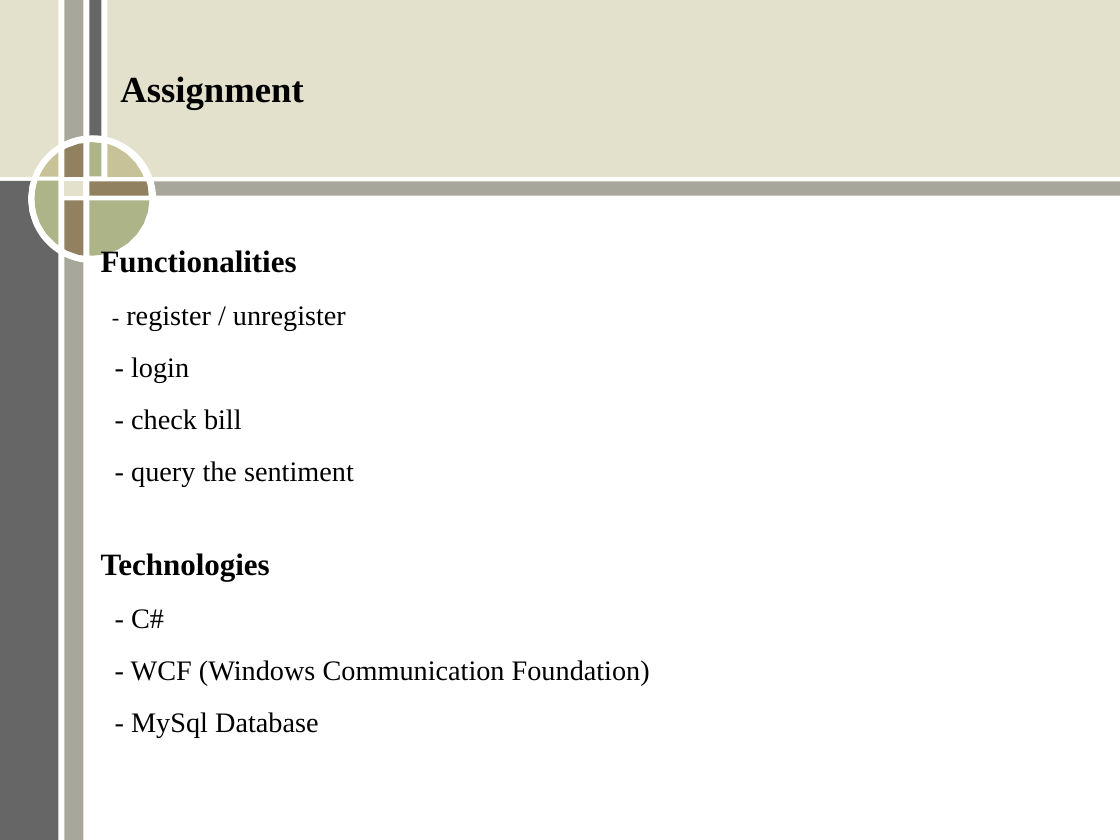
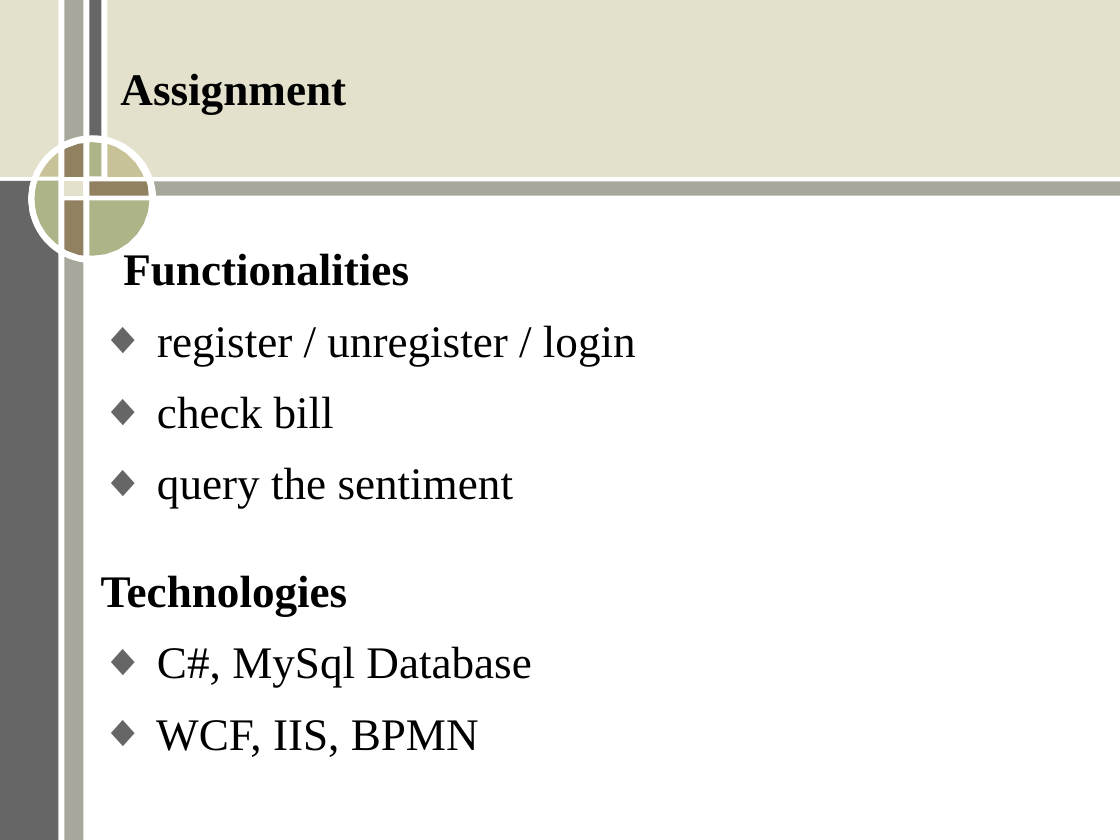
Before and after one commit to ERit/aic_group2_topic1, a slide deck: slide 2 of Stage1.ppt. Drawn at 1120x840 pixels with LibreOffice and Linux fonts; fonts in the diff are those of the drawing. Boxes give left, top, right and bottom in pixels: in the first picture for what was removed or moved away, otherwise in the second. Text is boxed around its words. In the diff, an @@ line names an element or a change of style, - is before the commit and + after.

```diff
--- a/Stage1.ppt
+++ b/Stage1.ppt
@@ text "Assignment" at [120,73,346,114]: size 26 to 32 pt @@
@@ text at [101,253,409,616]: size 22 to 32 pt in "Functionalities", "Technologies" @@
@@ text at [157,325,636,509]: text changed; size 20 to 32 pt @@
-- register / unregister
-- login
-- check bill
-- query the sentiment
+◆ register / unregister / login
+◆ check bill
+◆ query the sentiment
@@ text at [156,646,531,757]: text changed; size 20 to 32 pt @@
-- C#
-- WCF (Windows Communication Foundation)
-- MySql Database
+◆ C#, MySql Database
+◆ WCF, IIS, BPMN
```
Also in this commit, not shown: 11 other slides changed, 1 other file.
